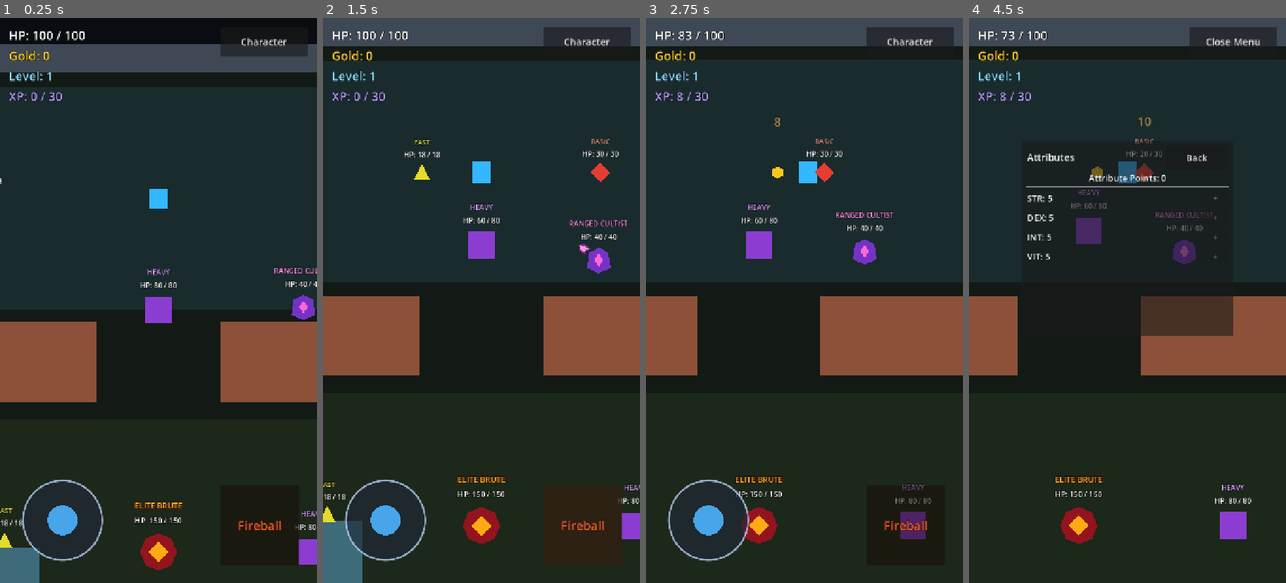
Above: before the commit, frames 1-4 (left to right).
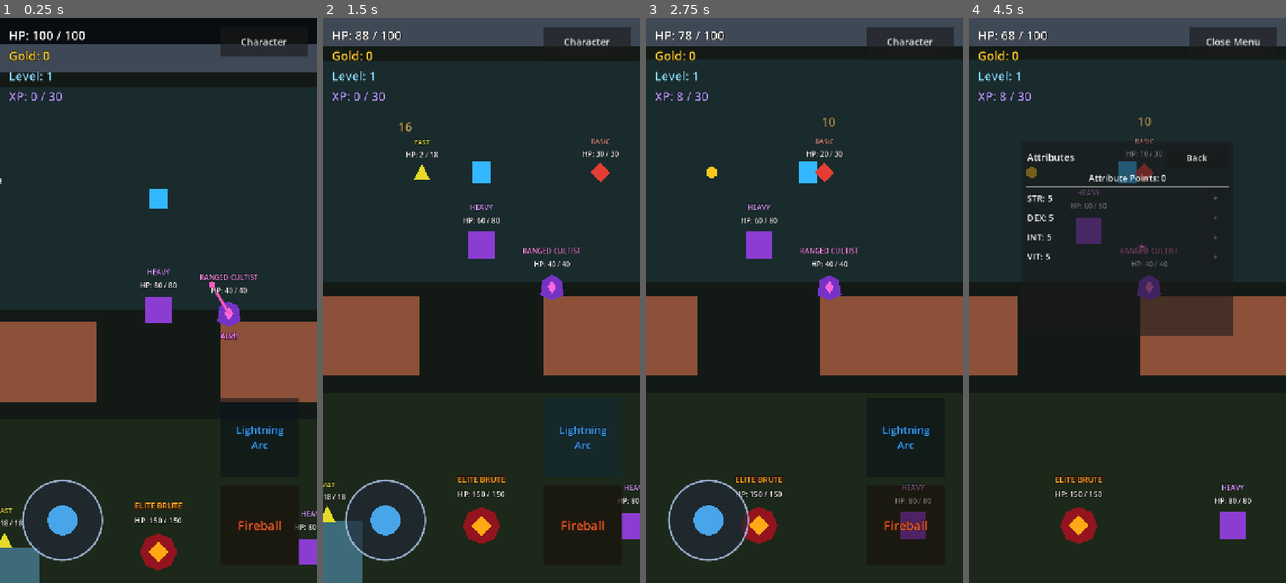
Above: after the commit, the same moments.

Repository: jaakko0/ARPG-game
Game: Godot game, scene res://scenes/main.tscn
The game is run twice, just before and just after one commit, with the same random seed, the same clock (stepped at 60 frames per second) and the same inputs.
Inputs (mouse positions are in pixels of both pictures, inside the frame that each line leads up to):
- Up to frame 1 (0.25 s): no input
- Up to frame 2 (1.5 s): click "Fireball" at 0.5 s; click "Fireball" (after the commit: "Lightning Arc") at 1.25 s
- Up to frame 3 (2.75 s): tap Enter at 2 s; move the mouse to (874, 272) at 2.02 s; hold D (move_right) from 2.03 s (still down); click (874, 272) at 2.17 s
- Up to frame 4 (4.5 s): release D (move_right) at 2.75 s; drag from (1064, 328) to (1098, 170) at 2.77 s; click "Character" at 3.5 s; click "Attributes" at 4.25 s

The runs differ from the first frame. In frame 1, 1.3% of the frame differs, in the area x 63-100%, y 44-77%; in frame 2, 1.4%, in the area x 10-96%, y 2-77%; in frame 3, 1.3%; in frame 4, 1.0%.

Commit message:
Add Lightning Arc as second active skill

Diff:
--- a/project.godot
+++ b/project.godot
@@ -51,6 +51,11 @@
 "events": [Object(InputEventKey,"resource_local_to_scene":false,"resource_name":"","device":-1,"window_id":0,"alt_press …(191 unchanged characters)…
 ]
 }
+skill_slot_2={
+"deadzone": 0.5,
+"events": [Object(InputEventKey,"resource_local_to_scene":false,"resource_name":"","device":-1,"window_id":0,"alt_pressed":false,"shift_pressed":false,"ctrl_pressed":false,"meta_pressed":false,"pressed":false,"keycode":0,"physical_keycode":81,"key_label":0,"unicode":113,"location":0,"echo":false,"script":null)
+]
+}
 save_game={
 "deadzone": 0.5,
 "events": [Object(InputEventKey,"resource_local_to_scene":false,"resource_name":"","device":-1,"window_id":0,"alt_press …(192 unchanged characters)…
--- a/scenes/main.tscn
+++ b/scenes/main.tscn
@@ -34,7 +34,7 @@
 position = Vector2(900, 1150)
 
 [node name="RangedEnemyNorth" parent="." instance=ExtResource("7_ranged_enemy")]
-position = Vector2(1250, 620)
+position = Vector2(1060, 620)
 
 [node name="RangedEnemyOpenArea" parent="." instance=ExtResource("7_ranged_enemy")]
 position = Vector2(450, 1450)
--- a/scenes/mobile_controls.tscn
+++ b/scenes/mobile_controls.tscn
@@ -46,3 +46,25 @@
 theme_override_font_sizes/font_size = 28
 text = "Fireball"
 modulate = Color(1, 0.48, 0.25, 0.9)
+
+[node name="LightningArcButton" type="Button" parent="."]
+custom_minimum_size = Vector2(180, 180)
+layout_mode = 1
+anchors_preset = 3
+anchor_left = 1.0
+anchor_top = 1.0
+anchor_right = 1.0
+anchor_bottom = 1.0
+offset_left = -220.0
+offset_top = -420.0
+offset_right = -40.0
+offset_bottom = -240.0
+grow_horizontal = 0
+grow_vertical = 0
+focus_mode = 0
+theme_override_colors/font_color = Color(0.88, 0.98, 1, 1)
+theme_override_colors/font_outline_color = Color(0.01, 0.08, 0.2, 1)
+theme_override_constants/outline_size = 6
+theme_override_font_sizes/font_size = 24
+text = "Lightning\nArc"
+modulate = Color(0.3, 0.72, 1, 0.9)
--- a/scenes/player.tscn
+++ b/scenes/player.tscn
@@ -16,6 +16,7 @@
 [ext_resource type="PackedScene" path="res://scenes/inventory_panel.tscn" id="17_inventory_panel"]
 [ext_resource type="PackedScene" path="res://scenes/character_menu.tscn" id="18_character_menu"]
 [ext_resource type="Script" path="res://scripts/save_coordinator.gd" id="19_save_coordinator_script"]
+[ext_resource type="Script" path="res://scripts/lightning_arc_skill.gd" id="20_lightning_arc_skill_script"]
 
 [sub_resource type="RectangleShape2D" id="RectangleShape2D_player"]
 size = Vector2(40, 48)
@@ -65,6 +66,9 @@
 [node name="FireballSkill" type="Node" parent="."]
 script = ExtResource("3_fireball_skill_script")
 projectile_scene = ExtResource("4_fireball_projectile")
+
+[node name="LightningArcSkill" type="Node" parent="."]
+script = ExtResource("20_lightning_arc_skill_script")
 
 [node name="HUD" type="CanvasLayer" parent="."]
 layer = 10
--- a/scripts/fireball_skill.gd
+++ b/scripts/fireball_skill.gd
@@ -5,12 +5,22 @@
 @export var projectile_speed: float = 520.0
 @export var projectile_spawn_distance: float = 44.0
 @export_range(0.1, 30.0, 0.1) var cooldown: float = 2.0
+@export var intelligence_damage_per_point: int = 2
 
 var cooldown_remaining: float = 0.0
+var base_damage: int
+
+
+func _ready() -> void:
+	base_damage = damage
 
 
 func _physics_process(delta: float) -> void:
 	cooldown_remaining = maxf(cooldown_remaining - delta, 0.0)
+
+
+func apply_intelligence_bonus(attribute_bonus: int) -> void:
+	damage = base_damage + maxi(attribute_bonus, 0) * intelligence_damage_per_point
 
 
 func try_activate(source_position: Vector2, direction: Vector2) -> bool:
--- /dev/null
+++ b/scripts/lightning_arc_skill.gd
@@ -0,0 +1,172 @@
+extends Node
+
+@export var enemy_group: StringName = &"enemy"
+@export_range(1.0, 2000.0, 1.0) var target_range: float = 320.0
+@export_range(1.0, 1000.0, 1.0) var chain_radius: float = 200.0
+@export var damage: int = 16
+@export_range(0.0, 1.0, 0.05) var chain_damage_multiplier: float = 0.75
+@export_range(0.1, 30.0, 0.1) var cooldown: float = 1.5
+@export var intelligence_damage_per_point: int = 2
+@export var visual_color: Color = Color(0.45, 0.9, 1.0, 1.0)
+@export_range(1.0, 30.0, 1.0) var visual_width: float = 8.0
+@export_range(0.0, 30.0, 1.0) var visual_jitter: float = 8.0
+@export_range(0.05, 1.0, 0.01) var visual_lifetime: float = 0.18
+
+var cooldown_remaining: float = 0.0
+var base_damage: int
+
+
+func _ready() -> void:
+	base_damage = damage
+
+
+func _physics_process(delta: float) -> void:
+	cooldown_remaining = maxf(cooldown_remaining - delta, 0.0)
+
+
+func apply_intelligence_bonus(attribute_bonus: int) -> void:
+	damage = base_damage + maxi(attribute_bonus, 0) * intelligence_damage_per_point
+
+
+func try_activate(source_position: Vector2, _aim_direction: Vector2) -> bool:
+	if cooldown_remaining > 0.0:
+		return false
+
+	var first_target := find_nearest_target(source_position, target_range)
+
+	if first_target == null:
+		return false
+
+	var first_position := first_target.global_position
+
+	if not damage_target(first_target, damage, source_position):
+		return false
+
+	var hit_positions: Array[Vector2] = [source_position, first_position]
+	var second_target := find_nearest_target(first_position, chain_radius, first_target)
+
+	if second_target != null:
+		var second_position := second_target.global_position
+
+		if damage_target(second_target, get_chain_damage(), first_position):
+			hit_positions.append(second_position)
+
+	spawn_visual(hit_positions)
+	cooldown_remaining = cooldown
+	return true
+
+
+func find_nearest_target(
+	search_origin: Vector2,
+	search_radius: float,
+	excluded_target: Node = null
+) -> Node2D:
+	var nearest_target: Node2D
+	var nearest_distance_squared := search_radius * search_radius
+
+	for candidate in get_tree().get_nodes_in_group(enemy_group):
+		var target := candidate as Node2D
+
+		if not is_valid_target(target, excluded_target):
+			continue
+
+		var distance_squared := search_origin.distance_squared_to(target.global_position)
+
+		if (
+			distance_squared <= search_radius * search_radius
+			and (nearest_target == null or distance_squared < nearest_distance_squared)
+		):
+			nearest_target = target
+			nearest_distance_squared = distance_squared
+
+	return nearest_target
+
+
+func is_valid_target(target: Node2D, excluded_target: Node = null) -> bool:
+	if (
+		target == null
+		or target == excluded_target
+		or not is_instance_valid(target)
+		or target.is_queued_for_deletion()
+		or not target.has_method("take_damage")
+	):
+		return false
+
+	var target_health := target.get_node_or_null("Health")
+
+	if target_health != null and int(target_health.get("current_health")) <= 0:
+		return false
+
+	return true
+
+
+func damage_target(target: Node2D, amount: int, source_position: Vector2) -> bool:
+	if not is_valid_target(target) or amount <= 0:
+		return false
+
+	var hit_direction := (target.global_position - source_position).normalized()
+	target.call("take_damage", amount, hit_direction)
+	return true
+
+
+func get_chain_damage() -> int:
+	return maxi(roundi(damage * chain_damage_multiplier), 1)
+
+
+func spawn_visual(hit_positions: Array[Vector2]) -> void:
+	if hit_positions.size() < 2 or get_tree().current_scene == null:
+		return
+
+	var lightning_line := Line2D.new()
+	lightning_line.name = "LightningArcVisual"
+	lightning_line.width = visual_width
+	lightning_line.default_color = visual_color
+	lightning_line.antialiased = true
+	lightning_line.z_index = 20
+	lightning_line.add_to_group(&"lightning_arc_visual")
+	get_tree().current_scene.add_child(lightning_line)
+	lightning_line.global_position = Vector2.ZERO
+	lightning_line.points = build_visual_points(hit_positions)
+
+	var fade_tween := lightning_line.create_tween()
+	fade_tween.tween_property(
+		lightning_line,
+		"modulate",
+		Color(1.0, 1.0, 1.0, 0.0),
+		visual_lifetime
+	)
+	fade_tween.tween_callback(Callable(lightning_line, "queue_free"))
+
+
+func build_visual_points(hit_positions: Array[Vector2]) -> PackedVector2Array:
+	var visual_points := PackedVector2Array()
+
+	for segment_index in range(hit_positions.size() - 1):
+		append_arc_segment(
+			visual_points,
+			hit_positions[segment_index],
+			hit_positions[segment_index + 1]
+		)
+
+	return visual_points
+
+
+func append_arc_segment(
+	visual_points: PackedVector2Array,
+	start_position: Vector2,
+	end_position: Vector2
+) -> void:
+	if visual_points.is_empty():
+		visual_points.append(start_position)
+
+	var perpendicular := (end_position - start_position).normalized().orthogonal()
+
+	for step in range(1, 4):
+		var progress := float(step) / 4.0
+		var offset_sign := 1.0 if step % 2 == 1 else -1.0
+		visual_points.append(
+			start_position.lerp(end_position, progress)
+			+ perpendicular * visual_jitter * offset_sign
+		)
+
+	visual_points.append(end_position)
--- a/scripts/mobile_controls.gd
+++ b/scripts/mobile_controls.gd
@@ -3,23 +3,28 @@
 signal movement_changed(direction: Vector2)
 signal skill_slot_requested(slot_index: int)
 
-@export var skill_button_slot_index: int = 0
-
 @onready var joystick: Control = $VirtualJoystick
-@onready var skill_button: Button = $FireballButton
+@onready var skill_buttons: Array[Button] = [
+	$FireballButton,
+	$LightningArcButton,
+]
 
 
 func _ready() -> void:
 	joystick.connect("direction_changed", _on_joystick_direction_changed)
-	skill_button.pressed.connect(_on_skill_button_pressed)
+
+	for slot_index in range(skill_buttons.size()):
+		skill_buttons[slot_index].pressed.connect(
+			_on_skill_button_pressed.bind(slot_index)
+		)
 
 
 func _on_joystick_direction_changed(direction: Vector2) -> void:
 	movement_changed.emit(direction)
 
 
-func _on_skill_button_pressed() -> void:
-	skill_slot_requested.emit(skill_button_slot_index)
+func _on_skill_button_pressed(slot_index: int) -> void:
+	skill_slot_requested.emit(slot_index)
 
 
 func reset_movement() -> void:
--- a/scripts/player.gd
+++ b/scripts/player.gd
@@ -2,6 +2,7 @@
 
 const EquipmentItemData = preload("res://scripts/equipment_item_data.gd")
 const PRIMARY_SKILL_SLOT_INDEX: int = 0
+const SECONDARY_SKILL_SLOT_INDEX: int = 1
 
 @export var move_speed: float = 240.0
 @export var attack_damage: int = 10
@@ -22,6 +23,7 @@
 @onready var experience_label: Label = $HUD/ExperienceLabel
 @onready var save_status_label: Label = $HUD/SaveStatusLabel
 @onready var fireball_skill = $FireballSkill
+@onready var lightning_arc_skill = $LightningArcSkill
 @onready var attribute_panel = $HUD/AttributePanel
 @onready var equipment_panel = $HUD/EquipmentPanel
 @onready var inventory_panel = $HUD/InventoryPanel
@@ -35,7 +37,6 @@
 var gold: int = 0
 var base_attack_damage: int
 var base_max_health: int
-var base_fireball_damage: int
 var save_status_remaining: float = 0.0
 var mobile_movement_input: Vector2 = Vector2.ZERO
 var is_loading_progression: bool = false
@@ -46,9 +47,9 @@
 func _ready() -> void:
 	starting_position = global_position
 	skill_slots.append(fireball_skill)
+	skill_slots.append(lightning_arc_skill)
 	base_attack_damage = attack_damage
 	base_max_health = health.max_health
-	base_fireball_damage = fireball_skill.damage
 	save_coordinator.setup(self, save_system, experience, attributes, inventory, equipment)
 	health.health_changed.connect(_on_health_changed)
 	health.depleted.connect(_on_health_depleted)
@@ -87,6 +88,8 @@
 
 	if Input.is_action_just_pressed("skill_slot_1"):
 		activate_skill(PRIMARY_SKILL_SLOT_INDEX, facing_direction)
+	if Input.is_action_just_pressed("skill_slot_2"):
+		activate_skill(SECONDARY_SKILL_SLOT_INDEX, facing_direction)
 
 	if Input.is_action_just_pressed("save_game"):
 		save_progression()
@@ -368,9 +371,12 @@
 	health.set_max_health(
 		base_max_health + attributes.get_effective_bonus(&"vitality") * 5
 	)
-	fireball_skill.damage = (
-		base_fireball_damage + attributes.get_effective_bonus(&"intelligence") * 2
-	)
+
+	var intelligence_bonus: int = attributes.get_effective_bonus(&"intelligence")
+
+	for skill in skill_slots:
+		if is_instance_valid(skill) and skill.has_method("apply_intelligence_bonus"):
+			skill.call("apply_intelligence_bonus", intelligence_bonus)
 
 
 func update_equipment_attribute_bonuses() -> void:
@@ -386,6 +392,7 @@
 	return {
 		"autoattack_damage": attack_damage,
 		"fireball_damage": fireball_skill.damage,
+		"lightning_arc_damage": lightning_arc_skill.damage,
 		"max_health": health.max_health,
 	}
 
--- a/tests/run_smoke_tests.gd
+++ b/tests/run_smoke_tests.gd
@@ -82,6 +82,7 @@
 	var enemies := await _test_enemy_variants(sandbox)
 
 	if player != null and not enemies.is_empty():
+		await _test_lightning_arc(sandbox, player, enemies)
 		await _test_combat_and_rewards(sandbox, player, enemies)
 		_test_progression(player)
 		_test_item_catalog_and_equipment(player, enemies)
@@ -155,13 +156,16 @@
 	_check(player.has_method("activate_skill"), "Player generic skill-slot activation exists")
 	_check(player.has_method("get_skill_in_slot"), "Player generic skill-slot lookup exists")
 	_check(not player.has_method("try_fireball"), "Player has no duplicate Fireball-specific activation method")
+	_check(not player.has_method("try_lightning_arc"), "Player has no Lightning-specific activation method")
 	_check(player.has_method("get_movement_input"), "Player movement input path exists")
 	_check(player.has_method("save_progression") and player.has_method("load_progression"), "Player save/load command entry points exist")
 	_check(not player.has_method("get_progression_save_data"), "Player no longer builds the save payload")
 	_check(not player.has_method("apply_progression_save_data"), "Player no longer restores the save payload")
 	_check(InputMap.has_action("move_left") and InputMap.has_action("move_right"), "Movement input actions exist")
 	_check(InputMap.has_action("skill_slot_1"), "Generic first skill-slot input action exists")
+	_check(InputMap.has_action("skill_slot_2"), "Generic second skill-slot input action exists")
 	_check(not InputMap.has_action("fireball"), "Legacy Fireball-specific input action is removed")
+	_check(not InputMap.has_action("lightning_arc"), "No Lightning-specific input action exists")
 	_check(InputMap.has_action("save_game") and InputMap.has_action("load_game"), "K/L save and load actions exist")
 
 	var space_uses_first_slot := false
@@ -172,6 +176,15 @@
 			break
 
 	_check(space_uses_first_slot, "Space maps to the generic first skill slot")
+
+	var q_uses_second_slot := false
+
+	for input_event in InputMap.action_get_events("skill_slot_2"):
+		if input_event is InputEventKey and input_event.physical_keycode == KEY_Q:
+			q_uses_second_slot = true
+			break
+
+	_check(q_uses_second_slot, "Q maps to the generic second skill slot")
 
 	var starting_position: Vector2 = player.global_position
 	player.call("_on_mobile_movement_changed", Vector2.RIGHT)
@@ -180,12 +193,27 @@
 	player.call("_on_mobile_movement_changed", Vector2.ZERO)
 
 	var fireball_skill := player.get_node("FireballSkill")
+	var lightning_arc_skill := player.get_node("LightningArcSkill")
 	_check(
 		player.call("get_skill_in_slot", 0) == fireball_skill,
 		"Fireball runtime is assigned to skill slot 0"
 	)
-	_check(player.call("get_skill_in_slot", 1) == null, "Unassigned skill slots fail safely")
+	_check(
+		player.call("get_skill_in_slot", 1) == lightning_arc_skill,
+		"Lightning Arc runtime is assigned to skill slot 1"
+	)
+	_check(player.call("get_skill_in_slot", 2) == null, "Unassigned skill slots fail safely")
 	_check(fireball_skill.has_method("try_activate"), "Assigned Fireball runtime owns activation")
+	_check(lightning_arc_skill.has_method("try_activate"), "Assigned Lightning Arc runtime owns activation")
+	lightning_arc_skill.set("cooldown_remaining", 0.0)
+	_check(
+		not player.call("activate_skill", 1, Vector2.RIGHT),
+		"Lightning Arc safely declines activation with no target"
+	)
+	_check(
+		is_zero_approx(lightning_arc_skill.get("cooldown_remaining")),
+		"No-target Lightning Arc does not consume cooldown"
+	)
 
 	var fireballs_before := _count_nodes_with_script(sandbox, FireballProjectileScript)
 	player.set("facing_direction", Vector2.RIGHT)
@@ -232,6 +260,7 @@
 	_check(mobile_controls.has_signal("movement_changed"), "Mobile joystick signal exists")
 	_check(mobile_controls.has_signal("skill_slot_requested"), "Mobile generic skill-slot signal exists")
 	_check(not mobile_controls.has_signal("fireball_requested"), "Mobile controls have no Fireball-specific signal")
+	_check(not mobile_controls.has_signal("lightning_arc_requested"), "Mobile controls have no Lightning-specific signal")
 	_check(
 		mobile_controls.is_connected(
 			"skill_slot_requested",
@@ -240,6 +269,13 @@
 		"Mobile skill request uses the player generic slot path"
 	)
 
+	var requested_skill_slots: Array[int] = []
+	mobile_controls.connect(
+		"skill_slot_requested",
+		func(slot_index: int) -> void:
+			requested_skill_slots.append(slot_index)
+	)
+
 	fireball_skill.set("cooldown_remaining", 0.0)
 	fireballs_before = _count_nodes_with_script(sandbox, FireballProjectileScript)
 	mobile_controls.get_node("FireballButton").emit_signal("pressed")
@@ -247,6 +283,26 @@
 		_count_nodes_with_script(sandbox, FireballProjectileScript) == fireballs_before + 1,
 		"Mobile Fireball button activates Fireball through skill slot 0"
 	)
+	_check(requested_skill_slots.back() == 0, "Mobile Fireball button requests generic slot 0")
+
+	var lightning_button := mobile_controls.get_node_or_null("LightningArcButton") as Button
+	_check(lightning_button != null, "Mobile Lightning Arc button exists")
+
+	if lightning_button != null:
+		lightning_button.emit_signal("pressed")
+		_check(requested_skill_slots.back() == 1, "Mobile Lightning Arc button requests generic slot 1")
+		_check(
+			not lightning_button.get_global_rect().intersects(
+				mobile_controls.get_node("FireballButton").get_global_rect()
+			),
+			"Mobile skill buttons do not overlap"
+		)
+		_check(
+			not lightning_button.get_global_rect().intersects(
+				mobile_controls.get_node("VirtualJoystick").get_global_rect()
+			),
+			"Lightning Arc button does not overlap the joystick"
+		)
 
 	for child in sandbox.get_children():
 		if child.get_script() == FireballProjectileScript:
@@ -359,6 +415,152 @@
 			projectile.queue_free()
 
 	return enemies
+
+
+func _test_lightning_arc(
+	sandbox: Node2D,
+	player: CharacterBody2D,
+	enemies: Array[CharacterBody2D]
+) -> void:
+	var basic := _find_enemy_by_name(enemies, "Enemy")
+	var fast := _find_enemy_by_name(enemies, "FastEnemy")
+	var heavy := _find_enemy_by_name(enemies, "HeavyEnemy")
+	var fireball_skill := player.get_node("FireballSkill")
+	var lightning_arc_skill := player.get_node("LightningArcSkill")
+
+	if basic == null or fast == null or heavy == null:
+		_check(false, "Lightning Arc test targets are available")
+		return
+
+	for enemy in enemies:
+		enemy.global_position = player.global_position + Vector2(1000.0, 1000.0)
+		enemy.get_node("Health").call("restore_full")
+
+	basic.global_position = player.global_position + Vector2(120.0, 0.0)
+	fast.global_position = player.global_position + Vector2(200.0, 0.0)
+	heavy.global_position = player.global_position + Vector2(290.0, 0.0)
+
+	var basic_health := basic.get_node("Health")
+	var fast_health := fast.get_node("Health")
+	var heavy_health := heavy.get_node("Health")
+	var basic_health_before: int = basic_health.get("current_health")
+	var fast_health_before: int = fast_health.get("current_health")
+	var heavy_health_before: int = heavy_health.get("current_health")
+	var first_damage: int = lightning_arc_skill.get("damage")
+	var chain_damage: int = lightning_arc_skill.call("get_chain_damage")
+	var visuals_before := get_nodes_in_group("lightning_arc_visual").size()
+
+	lightning_arc_skill.set("cooldown_remaining", 0.0)
+	fireball_skill.set("cooldown_remaining", 0.0)
+	_check(
+		player.call("activate_skill", 1, Vector2.LEFT),
+		"Lightning Arc activates through generic skill slot 1"
+	)
+	_check(
+		basic_health.get("current_health") == basic_health_before - first_damage,
+		"Lightning Arc selects and damages the nearest first target exactly once"
+	)
+	_check(
+		fast_health.get("current_health") == fast_health_before - chain_damage,
+		"Lightning Arc chains to the nearest different enemy"
+	)
+	_check(
+		heavy_health.get("current_health") == heavy_health_before,
+		"Lightning Arc stops after one additional chain target"
+	)
+	_check(
+		get_nodes_in_group("lightning_arc_visual").size() == visuals_before + 1,
+		"Lightning Arc creates one lightweight visual per cast"
+	)
+
+	var chain_visual := get_nodes_in_group("lightning_arc_visual").back() as Line2D
+	_check(chain_visual != null and chain_visual.points.size() == 9, "Lightning visual shows both hit segments")
+	_check(lightning_arc_skill.get("cooldown_remaining") > 0.0, "Lightning Arc starts its own cooldown")
+	_check(is_zero_approx(fireball_skill.get("cooldown_remaining")), "Lightning Arc does not start Fireball cooldown")
+	_check(
+		not player.call("activate_skill", 1, Vector2.RIGHT),
+		"Lightning Arc cooldown blocks immediate reactivation"
+	)
+
+	for enemy in [basic, fast, heavy]:
+		enemy.get_node("Health").call("restore_full")
+
+	lightning_arc_skill.set("cooldown_remaining", 0.0)
+	var q_target_health_before: int = basic_health.get("current_health")
+	Input.action_press("skill_slot_2")
+	player.call("_physics_process", 0.0)
+	Input.action_release("skill_slot_2")
+	_check(
+		basic_health.get("current_health") == q_target_health_before - first_damage,
+		"Q activates Lightning Arc through generic skill slot 1"
+	)
+
+	for enemy in [basic, fast, heavy]:
+		enemy.get_node("Health").call("restore_full")
+
+	lightning_arc_skill.set("cooldown_remaining", 0.0)
+	var mobile_target_health_before: int = basic_health.get("current_health")
+	player.get_node("HUD/MobileControls/LightningArcButton").emit_signal("pressed")
+	_check(
+		basic_health.get("current_health") == mobile_target_health_before - first_damage,
+		"Mobile Lightning Arc button activates generic skill slot 1"
+	)
+
+	for enemy in enemies:
+		enemy.global_position = player.global_position + Vector2(1000.0, 1000.0)
+		enemy.get_node("Health").call("restore_full")
+
+	lightning_arc_skill.set("cooldown_remaining", 0.0)
+	fireball_skill.set("cooldown_remaining", 0.0)
+	var fireballs_before := _count_nodes_with_script(sandbox, FireballProjectileScript)
+	_check(player.call("activate_skill", 0, Vector2.RIGHT), "Fireball still activates through skill slot 0")
+	_check(
+		_count_nodes_with_script(sandbox, FireballProjectileScript) == fireballs_before + 1,
+		"Fireball regression still creates its projectile"
+	)
+	_check(fireball_skill.get("cooldown_remaining") > 0.0, "Fireball starts its own cooldown")
+	_check(is_zero_approx(lightning_arc_skill.get("cooldown_remaining")), "Fireball does not start Lightning Arc cooldown")
+
+	for child in sandbox.get_children():
+		if child.get_script() == FireballProjectileScript:
+			child.queue_free()
+
+	var enemy_scene := load("res://scenes/enemy.tscn") as PackedScene
+	var lethal_target := enemy_scene.instantiate() as CharacterBody2D
+	sandbox.add_child(lethal_target)
+	lethal_target.global_position = player.global_position + Vector2(120.0, 0.0)
+	lethal_target.set_physics_process(false)
+	lethal_target.get_node("LootDropper").set("equipment_drop_chance", 0.0)
+	var lethal_health := lethal_target.get_node("Health")
+	lethal_health.call("take_damage", lethal_health.get("current_health") - 1)
+	var experience := player.get_node("Experience")
+	var experience_before: int = experience.get("current_experience")
+	var gold_pickups_before := _count_nodes_with_script(sandbox, GoldPickupScript)
+	lightning_arc_skill.set("cooldown_remaining", 0.0)
+	_check(player.call("activate_skill", 1, Vector2.RIGHT), "Lightning Arc can kill its first target")
+	_check(lethal_target.get("death_processed"), "Lightning Arc death uses the shared enemy death path")
+	_check(
+		experience.get("current_experience") == experience_before + lethal_target.get("experience_reward"),
+		"Lightning Arc kill awards XP exactly once"
+	)
+	_check(
+		_count_nodes_with_script(sandbox, GoldPickupScript) == gold_pickups_before + 1,
+		"Lightning Arc kill creates loot through the shared drop path"
+	)
+
+	var experience_after_death: int = experience.get("current_experience")
+	var gold_pickups_after_death := _count_nodes_with_script(sandbox, GoldPickupScript)
+	lethal_target.call("_on_health_depleted")
+	_check(
+		experience.get("current_experience") == experience_after_death
+		and _count_nodes_with_script(sandbox, GoldPickupScript) == gold_pickups_after_death,
+		"Repeated depletion cannot duplicate Lightning Arc kill rewards"
+	)
+
+	for visual in get_nodes_in_group("lightning_arc_visual"):
+		visual.queue_free()
+
+	await process_frame
 
 
 func _test_combat_and_rewards(
@@ -628,6 +830,7 @@
 	var derived_stats: Dictionary = player.call("get_derived_stats_debug_data")
 	_check(derived_stats.get("autoattack_damage") == 13, "Strength and equipment recalculate autoattack damage after load")
 	_check(derived_stats.get("fireball_damage") == 28, "Intelligence and equipment recalculate Fireball damage after load")
+	_check(derived_stats.get("lightning_arc_damage") == 24, "Intelligence recalculates Lightning Arc damage after load")
 	_check(derived_stats.get("max_health") == 115, "Vitality and equipment recalculate max HP after load")
 
 	var unknown_item_data: Dictionary = full_data.duplicate(true)
Not shown: 1 places in scenes/player.tscn that only renumber resources
Not shown, added: scripts/lightning_arc_skill.gd.uid
Not shown, changed: scripts/README.md
